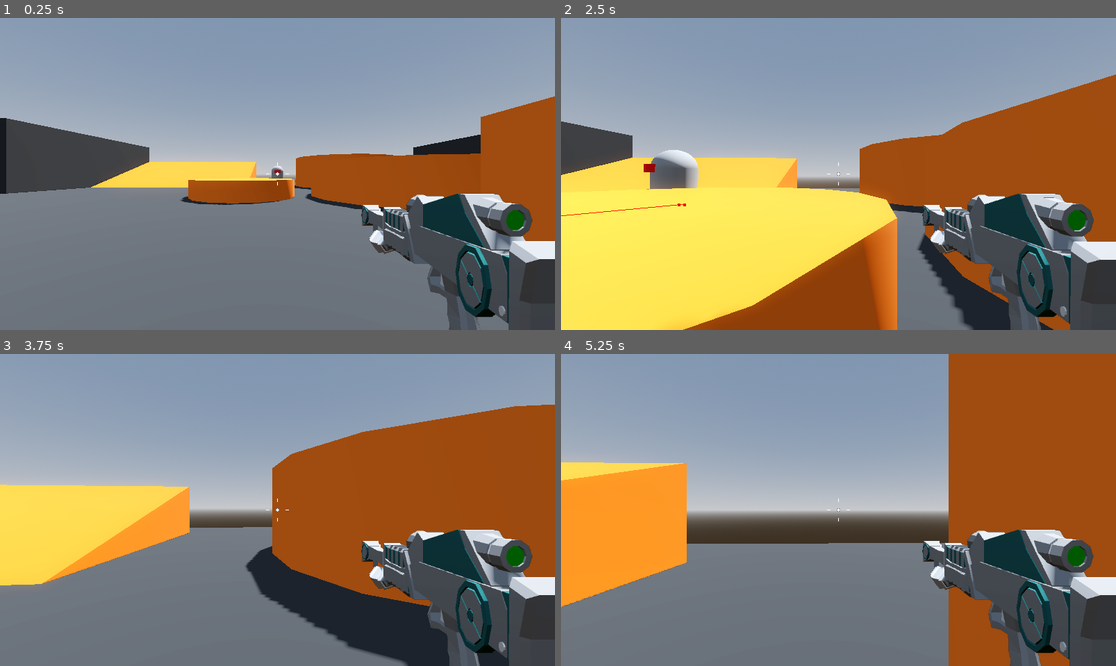
Above: before the commit, frames 1-4 (two rows, left to right).
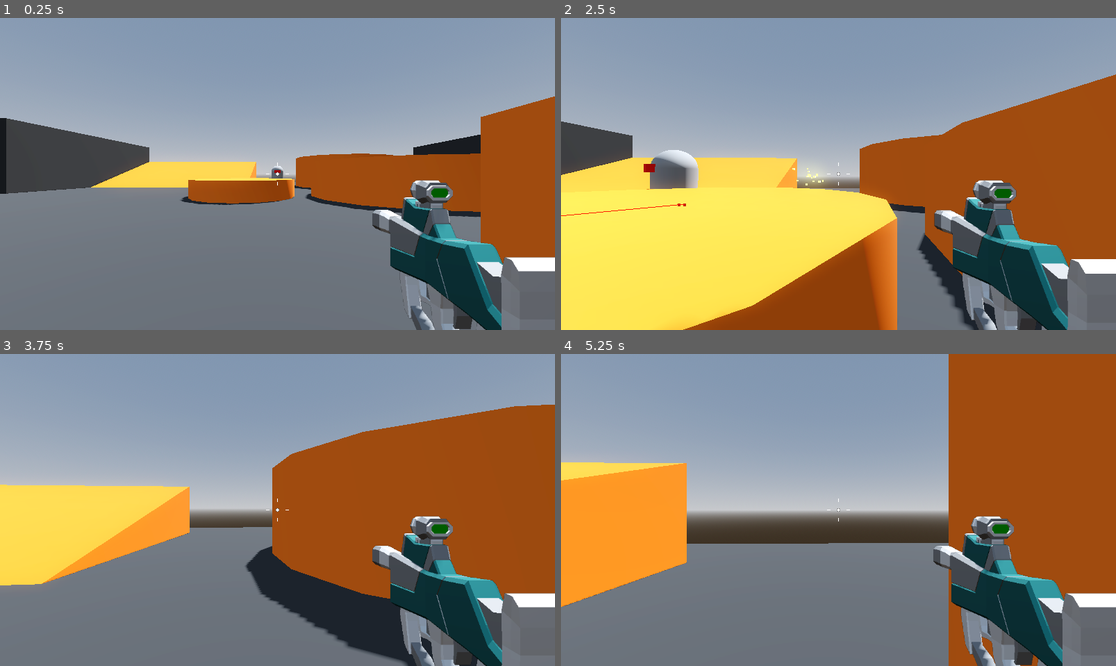
Above: after the commit, the same moments.

Repository: BlurryGames/RoboRampage
Game: Godot game, scene res://levels/sand_box.tscn
Same seed, same stepped clock (60 frames per second), same inputs: the game is played once before the commit and once after it.
Inputs (mouse positions are in pixels of both pictures, inside the frame that each line leads up to):
- Up to frame 1 (0.25 s): no input
- Up to frame 2 (2.5 s): tap Enter at 0.5 s; move the mouse to (866, 174) at 0.52 s; hold 1 (weapon_1, bound only after the commit) 0.53-1.28 s; hold W (move_forward) from 0.53 s (still down); tap Space (jump) at 0.77, 1.52 s; tap 2 (weapon_2, bound only after the commit) at 0.8, 1.35, 2.3 s; move the mouse to (810, 174) at 1.27 s; tap 1 (weapon_1, bound only after the commit) at 1.55 s; move the mouse to (849, 167) at 2.02 s; press the mouse at (849, 167) at 2.03 s
- Up to frame 3 (3.75 s): keep holding W (move_forward); move the mouse to (271, 516) at 2.77 s; release the mouse at (271, 516) at 2.78 s; tap 1 (weapon_1, bound only after the commit) at 2.85 s; tap Space (jump) at 3.02 s; move the mouse to (316, 513) at 3.52 s; hold 2 (weapon_2, bound only after the commit) from 3.53 s (still down)
- Up to frame 4 (5.25 s): keep holding W (move_forward); tap Space (jump) at 3.77, 4.52 s; move the mouse to (794, 506) at 4.27 s; release 2 (weapon_2, bound only after the commit) at 4.28 s; tap 1 (weapon_1, bound only after the commit) at 4.35 s; move the mouse to (844, 510) at 5.02 s; hold 2 (weapon_2, bound only after the commit) from 5.03 s (still down)

The runs differ from the first frame. In frame 1, 11% of the frame differs, in the area x 65-100%, y 51-100%; in frame 2, 11%; in frame 3, 11%; in frame 4, 11%.

Commit message:
Section4: Robo Rampage / Lesson22: Swaping Weapons

Diff:
--- a/player/player.tscn
+++ b/player/player.tscn
@@ -1,8 +1,10 @@
-[gd_scene load_steps=12 format=3 uid="uid://b86xs7k1u6yrc"]
+[gd_scene load_steps=14 format=3 uid="uid://b86xs7k1u6yrc"]
 
 [ext_resource type="Script" path="res://player/player.gd" id="1_rqva8"]
 [ext_resource type="Script" path="res://player/smooth_camera.gd" id="2_of6xf"]
+[ext_resource type="Script" path="res://player/weapon_handler.gd" id="3_4wt77"]
 [ext_resource type="Script" path="res://player/crosshair.gd" id="3_l2edp"]
+[ext_resource type="PackedScene" uid="uid://dqdqdrigydbwt" path="res://weapons/s_m_g.tscn" id="3_nrt1c"]
 [ext_resource type="PackedScene" uid="uid://b8g0xolq2fe5d" path="res://weapons/rifle.tscn" id="3_unvxj"]
 [ext_resource type="Texture2D" uid="uid://v1ebnthspnru" path="res://player/damage.png" id="5_brkmm"]
 [ext_resource type="PackedScene" uid="uid://ben4qg85pgjue" path="res://player/game_over_menu.tscn" id="6_r08fl"]
@@ -92,8 +94,6 @@
 [node name="RemoteTransform3D" type="RemoteTransform3D" parent="CameraPivot/SmoothCamera"]
 remote_path = NodePath("../../../SubViewport/SubViewport/WeaponCamera")
 
-[node name="Rifle" parent="CameraPivot/SmoothCamera" instance=ExtResource("3_unvxj")]
-
 [node name="SubViewport" type="SubViewportContainer" parent="."]
 anchors_preset = 15
 anchor_right = 1.0
@@ -111,6 +111,15 @@
 [node name="WeaponCamera" type="Camera3D" parent="SubViewport/SubViewport"]
 cull_mask = 2
 fov = 40.0
+
+[node name="WeaponHandler" type="Node3D" parent="SubViewport/SubViewport/WeaponCamera" node_paths=PackedStringArray("weapon_1", "weapon_2")]
+script = ExtResource("3_4wt77")
+weapon_1 = NodePath("Rifle")
+weapon_2 = NodePath("SMG")
+
+[node name="Rifle" parent="SubViewport/SubViewport/WeaponCamera/WeaponHandler" instance=ExtResource("3_unvxj")]
+
+[node name="SMG" parent="SubViewport/SubViewport/WeaponCamera/WeaponHandler" instance=ExtResource("3_nrt1c")]
 
 [node name="CenterContainer" type="CenterContainer" parent="."]
 anchors_preset = 15
--- /dev/null
+++ b/player/weapon_handler.gd
@@ -0,0 +1,23 @@
+class_name WeaponHandler extends Node3D
+
+@export var weapon_1: HitscanWeapon = null
+@export var weapon_2: HitscanWeapon = null
+
+func _ready() -> void:
+	equip(weapon_2)
+
+func _unhandled_input(event: InputEvent) -> void:
+	if event.is_action_pressed("weapon_1"):
+		equip(weapon_1)
+
+	if event.is_action_pressed("weapon_2"):
+		equip(weapon_2)
+
+func equip(active_weapon: HitscanWeapon) -> void:
+	for c: HitscanWeapon in get_children():
+		if c == active_weapon:
+			c.visible = true
+			c.set_process(true)
+		else:
+			c.visible = false
+			c.set_process(false)
--- a/project.godot
+++ b/project.godot
@@ -57,3 +57,13 @@
 "events": [Object(InputEventMouseButton,"resource_local_to_scene":false,"resource_name":"","device":-1,"window_id":0,"a …(257 unchanged characters)…
 ]
 }
+weapon_1={
+"deadzone": 0.5,
+"events": [Object(InputEventKey,"resource_local_to_scene":false,"resource_name":"","device":-1,"window_id":0,"alt_pressed":false,"shift_pressed":false,"ctrl_pressed":false,"meta_pressed":false,"pressed":false,"keycode":0,"physical_keycode":49,"key_label":0,"unicode":49,"echo":false,"script":null)
+]
+}
+weapon_2={
+"deadzone": 0.5,
+"events": [Object(InputEventKey,"resource_local_to_scene":false,"resource_name":"","device":-1,"window_id":0,"alt_pressed":false,"shift_pressed":false,"ctrl_pressed":false,"meta_pressed":false,"pressed":false,"keycode":0,"physical_keycode":50,"key_label":0,"unicode":50,"echo":false,"script":null)
+]
+}
